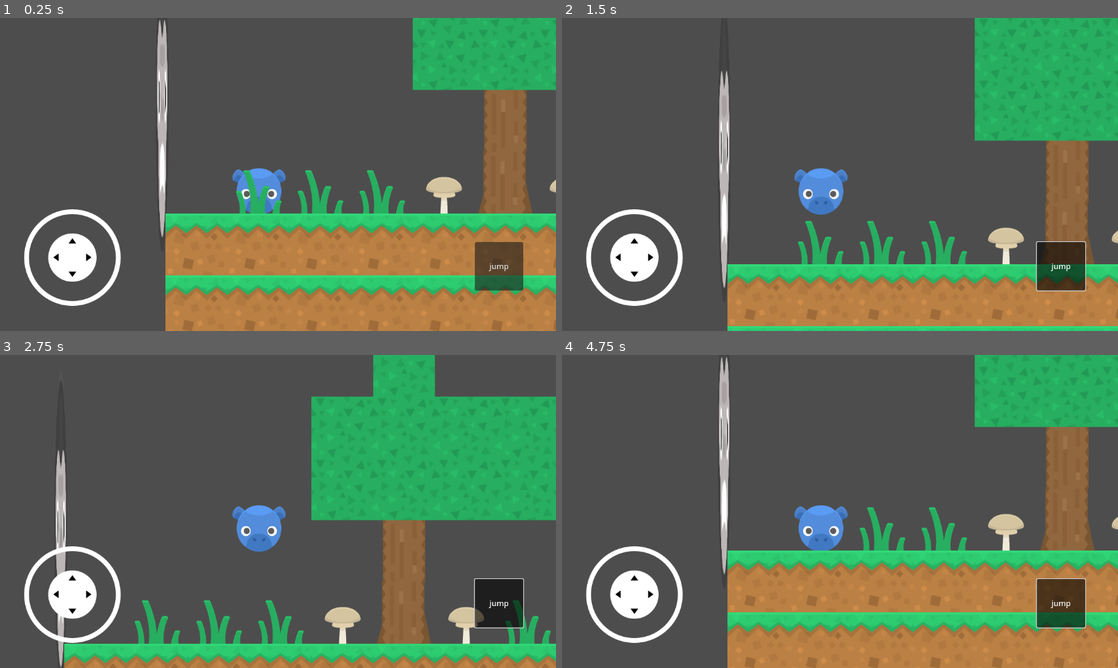
Above: before the commit, frames 1-4 (two rows, left to right).
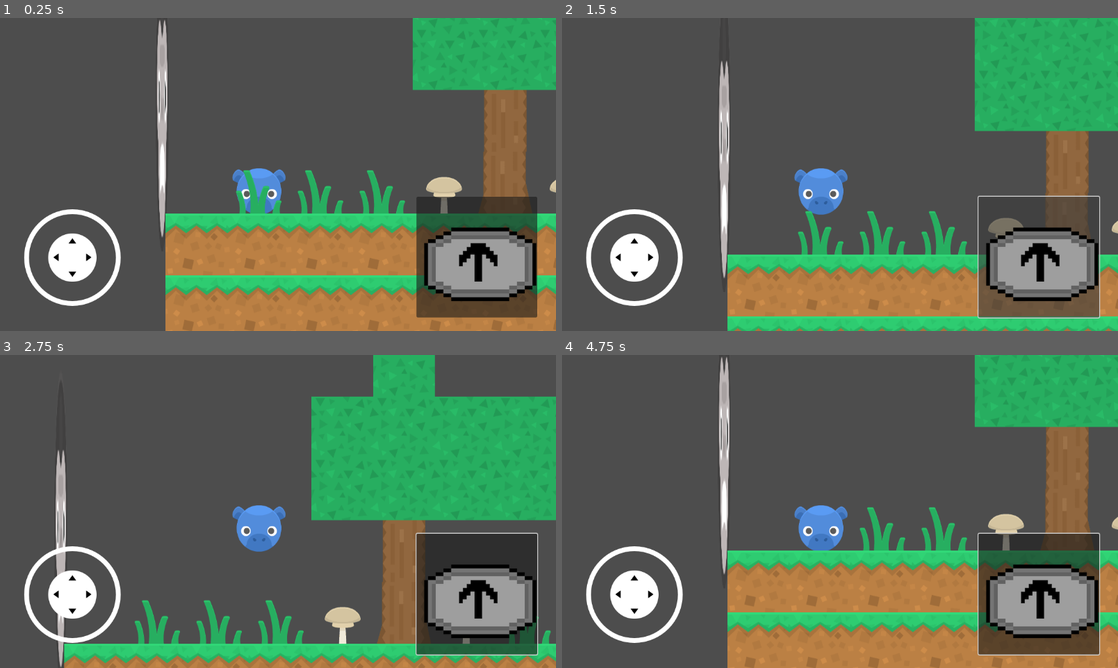
Above: after the commit, the same moments.

Repository: Tvorba-her-v-pohybu/mushroom_hyppo
Game: Godot game, scene res://scenes/pokus 112345678910.tscn
The game is run twice, just before and just after one commit, with the same random seed, the same clock (stepped at 60 frames per second) and the same inputs.
Inputs (mouse positions are in pixels of both pictures, inside the frame that each line leads up to):
- Up to frame 1 (0.25 s): no input
- Up to frame 2 (1.5 s): click (1062, 265) at 0.5 s, where only the run before the commit has a clickable "jump"; click (1040, 255) at 1.27 s
- Up to frame 3 (2.75 s): tap Enter (ui_accept) at 2, 2.1, 2.27, 2.57 s; move the mouse to (400, 495) at 2.02 s; hold Right (ui_right) from 2.03 s (still down); click (400, 495) at 2.17 s
- Up to frame 4 (4.75 s): release Right (ui_right) at 2.75 s; drag from (728, 527) to (812, 574) at 2.77 s; tap Enter (ui_accept) at 3.5, 3.6 s; move the mouse to (895, 442) at 3.52 s; hold Left (ui_left) 3.53-4.25 s; drag from (812, 574) to (673, 464) at 4.27 s

The runs differ from the first frame. In frame 1, 8.4% of the frame differs, in the area x 74-97%, y 57-96%; in frame 2, 16%, in the area x 28-100%, y 0-100%; in frame 3, 8.2%; in frame 4, 8.7%.

Commit message:
Touchscreen input

Diff:
--- /dev/null
+++ b/godot_project/scenes/jump_control.gd
@@ -0,0 +1,14 @@
+extends Control
+
+
+# Called when the node enters the scene tree for the first time.
+func _ready() -> void:
+	pass # Replace with function body.
+
+
+# Called every frame. 'delta' is the elapsed time since the previous frame.
+func _process(delta: float) -> void:
+	pass
+
+func _input(event: InputEvent) -> void:
+	pass
--- a/godot_project/scenes/pokus 112345678910.tscn
+++ b/godot_project/scenes/pokus 112345678910.tscn
@@ -1,10 +1,12 @@
-[gd_scene load_steps=11 format=4 uid="uid://bfynv77x8s74k"]
+[gd_scene load_steps=14 format=4 uid="uid://bfynv77x8s74k"]
 
 [ext_resource type="Script" path="res://scenes/timikuv_prd.gd" id="1_lsjlk"]
 [ext_resource type="Texture2D" uid="uid://dp00fw5xudi70" path="res://assets/characters/hippo.png" id="2_o8wmt"]
 [ext_resource type="PackedScene" uid="uid://dmr0fcamx7t56" path="res://addons/virtual_joystick/virtual_joystick_scene.tscn" id="3_fiv77"]
 [ext_resource type="Texture2D" uid="uid://cr8jslc2tnoig" path="res://assets/characters/gorilla.png" id="3_vb1jt"]
 [ext_resource type="Texture2D" uid="uid://cfofsknnai8h5" path="res://spritesheet_tiles.png" id="4_t4byp"]
+[ext_resource type="Texture2D" uid="uid://dhseo6ci6e3cw" path="res://jump.png" id="6_syfe1"]
+[ext_resource type="Script" path="res://scenes/jump_control.gd" id="6_t5l53"]
 
 [sub_resource type="GDScript" id="GDScript_fttyj"]
 script/source = "extends CharacterBody2D
@@ -4667,6 +4669,9 @@
 [sub_resource type="RectangleShape2D" id="RectangleShape2D_s0q4p"]
 size = Vector2(703, 215)
 
+[sub_resource type="RectangleShape2D" id="RectangleShape2D_vw1ni"]
+size = Vector2(200, 200)
+
 [node name="TimikuvPrd" type="Node2D"]
 script = ExtResource("1_lsjlk")
 metadata/_edit_vertical_guides_ = [-568.0]
@@ -4727,14 +4732,26 @@
 offset_top = -302.0
 offset_bottom = -2.0
 
-[node name="JumpButton" type="Button" parent="CanvasLayer"]
-custom_minimum_size = Vector2(100, 100)
-offset_left = 984.0
-offset_top = 464.0
-offset_right = 1084.0
-offset_bottom = 564.0
-text = "jump"
+[node name="JumpControl" type="Button" parent="CanvasLayer"]
+custom_minimum_size = Vector2(250, 250)
+anchors_preset = 3
+anchor_left = 1.0
+anchor_top = 1.0
+anchor_right = 1.0
+anchor_bottom = 1.0
+offset_left = -289.0
+offset_top = -278.0
+offset_right = -39.0
+offset_bottom = -28.0
+grow_horizontal = 0
+grow_vertical = 0
+script = ExtResource("6_t5l53")
+
+[node name="TouchScreenButton" type="TouchScreenButton" parent="CanvasLayer/JumpControl"]
+texture_normal = ExtResource("6_syfe1")
+texture_pressed = ExtResource("6_syfe1")
+shape = SubResource("RectangleShape2D_vw1ni")
+action = "ui_accept"
 
 [connection signal="body_entered" from="Area2D" to="." method="_on_area_2d_body_entered"]
 [connection signal="body_exited" from="Area2D" to="." method="_on_area_2d_body_exited"]
-[connection signal="pressed" from="CanvasLayer/JumpButton" to="." method="_on_jump_button_pressed"]
--- a/godot_project/scenes/timikuv_prd.gd
+++ b/godot_project/scenes/timikuv_prd.gd
@@ -24,12 +24,3 @@
 
 func _on_area_2d_body_exited(body: Node2D) -> void:
 	$CharacterBody2D/Camera2D/Label.visible = false
-
-
-func _on_jump_button_pressed() -> void:
-	var ev = InputEventAction.new()
-	# Set as ui_left, pressed.
-	ev.action = "ui_accept"
-	ev.pressed = true
-	# Feedback.
-	Input.parse_input_event(ev)
Binary file added: godot_project/jump.png
Not shown, added: godot_project/jump.png.import
Not shown, changed: web/index.html
Not shown, changed: web/index.pck
